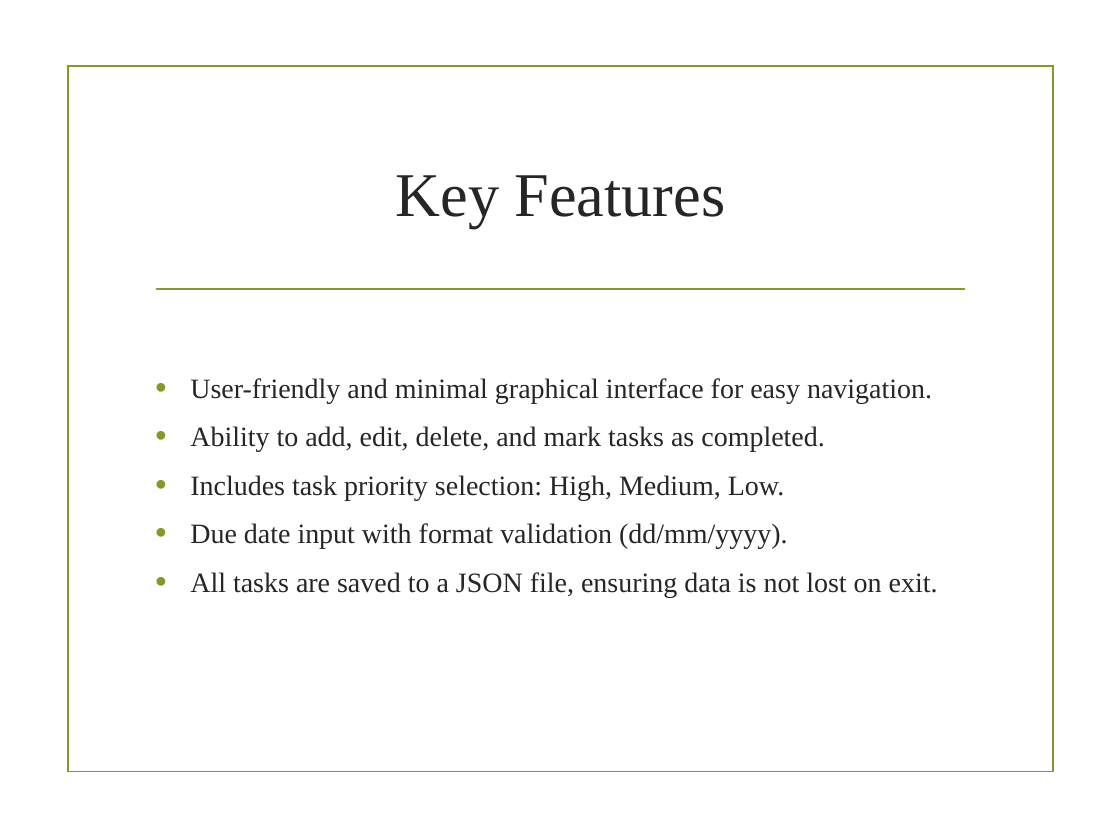
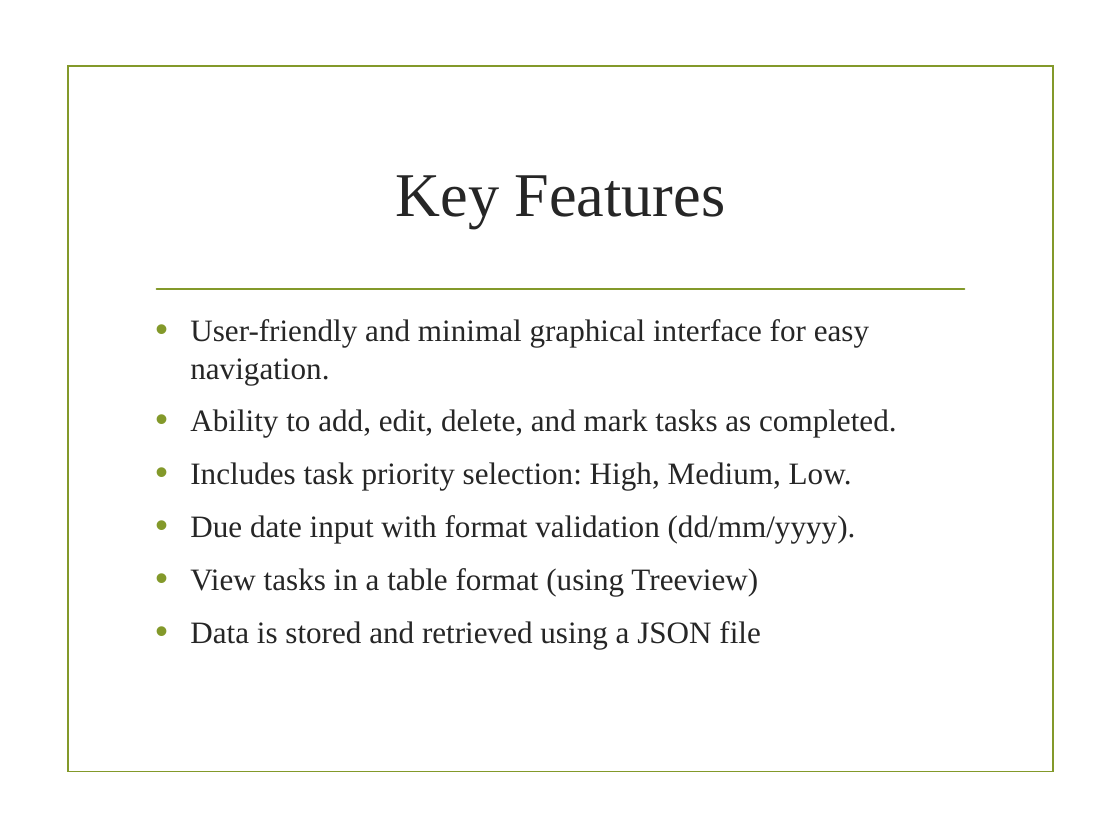
Before and after one commit to etopat/Smart_Task_Manager, a slide deck: slide 6 of Smart_Student_Task_Manager_Presentation.pptx (slide 5 before the commit). Drawn at 1120x840 pixels with LibreOffice and Linux fonts; fonts in the diff are those of the drawing; background and template pictures are left out. Boxes give left, top, right and bottom in pixels: in the first picture for what was removed or moved away, otherwise in the second. Text is boxed around its words. In the diff, an @@ line names an element or a change of style, - is before the commit and + after.

```diff
--- a/Smart_Student_Task_Manager_Presentation.pptx
+++ b/Smart_Student_Task_Manager_Presentation.pptx
@@ text at bbox=[190, 319, 897, 543]: size 18 to 20 pt in "User-friendly and minimal graphical interface for easy ...", "Ability to add, edit, delete, and mark ...", "Includes task priority selection: High, Medium, Low.", "Due date input with format validation (dd/mm/yyyy)." @@
@@ text at bbox=[190, 568, 760, 649]: text changed; size 18 to 20 pt @@
-• All tasks are saved to a JSON file, ensuring data is not lost on exit.
+• View tasks in a table format (using Treeview)
+• Data is stored and retrieved using a JSON file
```
Also in this commit, not shown: 7 other slides changed, 2 slides added.
